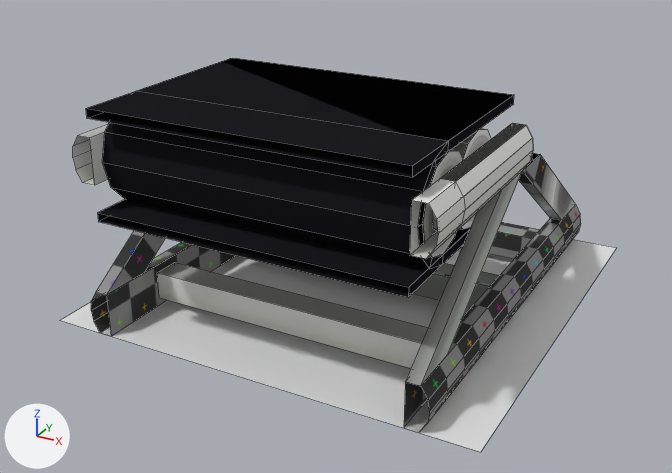
The Blender file resources/assets/taam/models/conveyor.blend, before and after one commit.
Rendered twice from a camera (50 mm lens) standing at (1.431, -2.315, 1.012) and looking at (0.472, -0.572, 0.141). Lighting does not change. The marker at lower left points along +X, +Y and +Z. Mesh edges are drawn as thin lines.

Objects in the first picture: 'Conveyor End', 'Conveyor Straight', 'Reference', 'Support'.
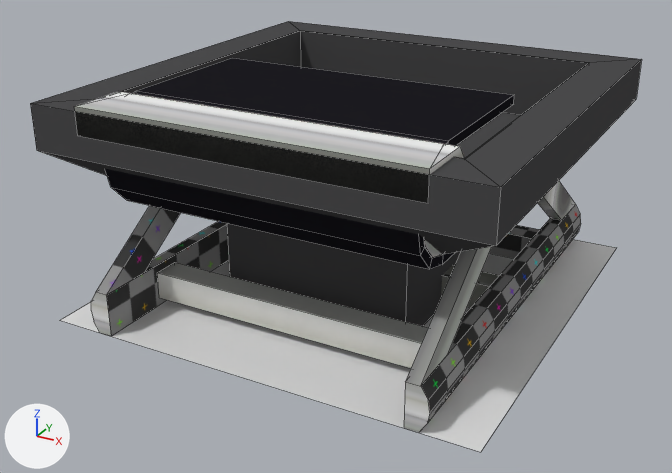
Where the change shows, as pixel boxes (x1, y1, x2, y2) in the pictures (672 x 473 px):
'Conveyor Hopper', added (black)
    after: (30, 21, 642, 326)
'Conveyor End', reshaped (77% taller)
    before: (103, 58, 526, 269)
    after: (91, 58, 514, 432)
'Conveyor Straight', hidden (black)
    before: (73, 59, 533, 297)
'Conveyor End Cap', added
    after: (74, 91, 465, 203)
part 1 of me_cemdl, added
    after: (91, 293, 430, 432)

The change, as a diff of the scene's bpy script:
```diff
--- a/resources/assets/taam/models/conveyor.blend.py
+++ b/resources/assets/taam/models/conveyor.blend.py
@@ me_cemdl @@
 # used by ob_conveyor_end; location = (0.0, 0.0, 0.0)
 # verts and faces of me_cemdl; kept vertices keep their numbers, new ones are numbered from 104
-me_cemdl.from_pydata(...)  # 104 vertices, 88 faces; spans x 0.1..0.9, y -0.97..-0.5, z 0.27..0.51
+me_cemdl.from_pydata(...)  # 118 vertices, 90 faces; spans x 0.1..0.9, y -1.0..-0.5, z 0.0..0.51
+# me_cemdl part 1
+verts[104] = (0.12, -1.0, 0.1)  # pixel (95, 292)
+verts[105] = (0.12, -1.0, 0.0)  # pixel (100, 333)
+verts[106] = (0.85, -1.0, 0.1)  # pixel (405, 381)
+verts[107] = (0.85, -1.0, 0.0)  # pixel (403, 427)
+for new, old in zip([*range(108, 112)], [*range(104, 108)]): verts[new] = verts[old] + (0.03, 0.0, 0.0)
+verts[112] = (0.1, -1.0, 0.05)  # pixel (91, 310)
+verts[113] = (0.104, -1.0, 0.075)  # pixel (91, 300)
+verts[114] = (0.104, -1.0, 0.025)  # pixel (93, 321)
+verts[115] = (0.9, -1.0, 0.05)  # pixel (429, 412)
+verts[116] = (0.896, -1.0, 0.075)  # pixel (428, 400)
+verts[117] = (0.896, -1.0, 0.025)  # pixel (427, 423)
+faces += [(104, 113, 112, 114, 105, 109, 108), (106, 107, 111, 117, 115, 116, 110)]
 me_cemdl.materials.append(mat_conveyor)
@@ me_cecmdl @@
+me_cecmdl.from_pydata(...)  # 16 vertices, 17 faces; spans x 0.12..0.88, y -1.0..-0.82, z 0.45..0.51
+me_cecmdl.materials.append(mat_conveyor)  # picture img_conveyor
@@ me_chmdl @@
+me_chmdl.from_pydata(...)  # 37 vertices, 37 faces; spans x 0.0..1.0, y -1.0..0.0, z 0.0..0.5
+me_chmdl.materials.append(mat_conveyor)  # picture img_conveyor
@@ ob_conveyor_straight @@
 ob_conveyor_straight.location = (0.0, 0.0, 0.0)
+ob_conveyor_straight.hide_viewport = True
@@ ob_conveyor_end_cap @@
+ob_conveyor_end_cap = bpy.data.objects.new('Conveyor End Cap', me_cecmdl)
+ob_conveyor_end_cap.location = (0.0, 0.0, 0.0)
@@ ob_conveyor_hopper @@
+ob_conveyor_hopper = bpy.data.objects.new('Conveyor Hopper', me_chmdl)
+ob_conveyor_hopper.location = (0.0, 0.0, 0.0)
```
